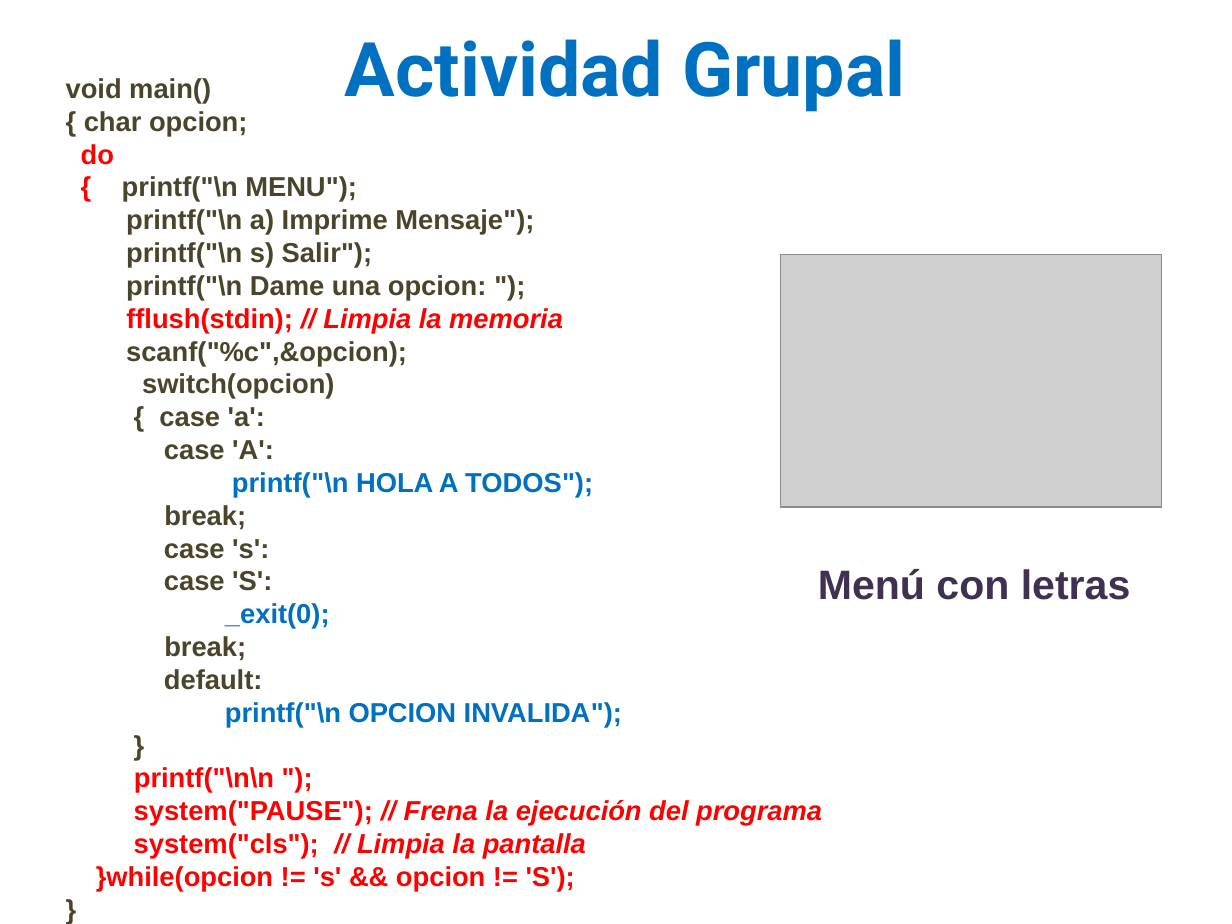
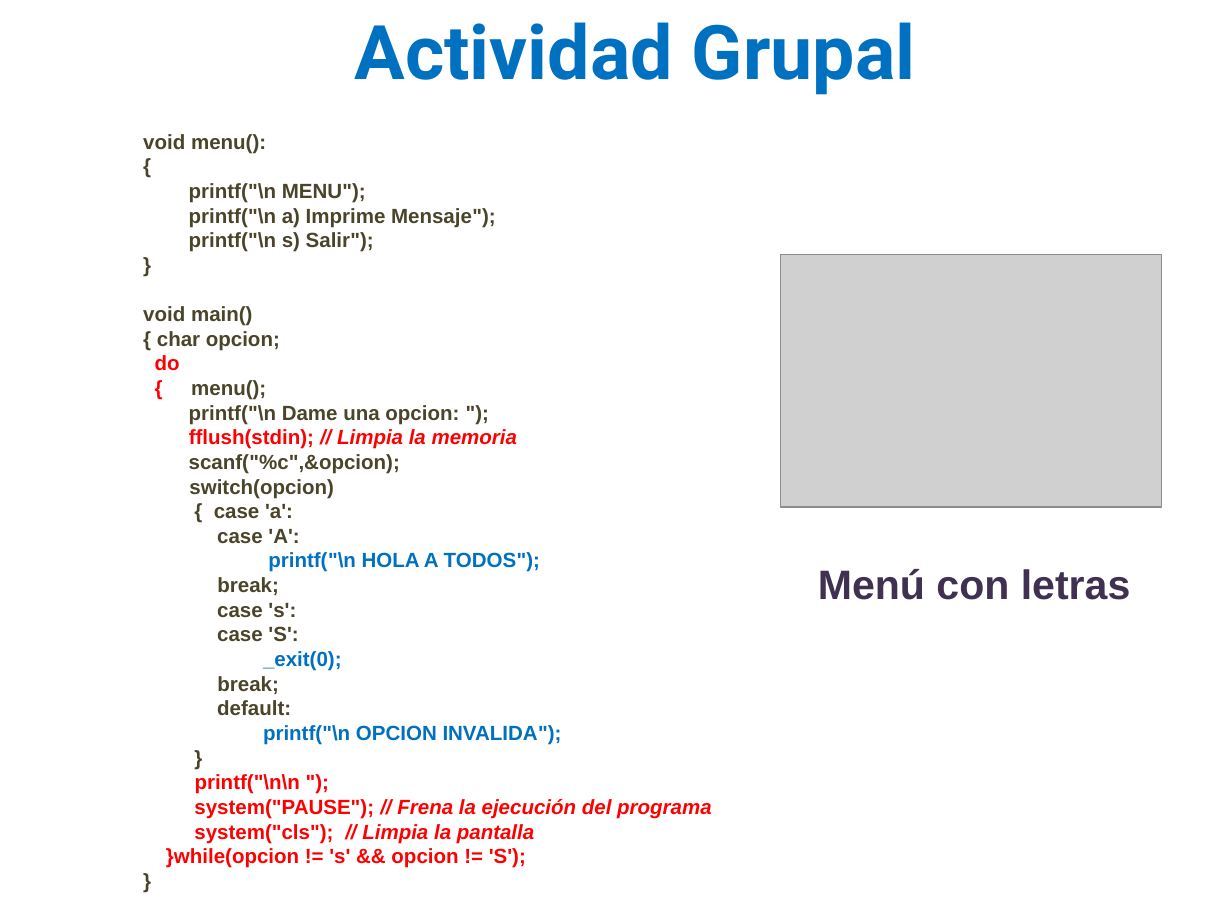
Before and after one commit to lizetheP/SolucionProblemas, a slide deck: slide 41 of CalendarioAgo20/Presentaciones/7_For_DoWhile.pptx. Drawn at 1232x924 pixels with LibreOffice and Linux fonts; fonts in the diff are those of the drawing; grey boxes stand for pictures. Boxes give left, top, right and bottom in pixels: in the first picture for what was removed or moved away, otherwise in the second. Text is boxed around its words. In the diff, an @@ line names an element or a change of style, - is before the commit and + after.

Commit message:
actualizar

```diff
--- a/CalendarioAgo20/Presentaciones/7_For_DoWhile.pptx
+++ b/CalendarioAgo20/Presentaciones/7_For_DoWhile.pptx
@@ text "Actividad Grupal": place and size @@
-text "Actividad Grupal" at (345, 39, 906, 112)
+text "Actividad Grupal" at (355, 22, 916, 95)
@@ text "void menu():": place and size @@
-text "void menu():" at (66, 78, 822, 892)
+text "void menu():" at (143, 134, 712, 868)
@@ text at (143, 134, 496, 252): paragraphs added @@
+void menu():
+{
+printf("\n MENU");
+printf("\n a) Imprime Mensaje");
+printf("\n s) Salir");
+}
@@ text at (143, 306, 712, 868): size 16 to 12 pt in "void main()", "{ char opcion;", "do", "printf("\n Dame una opcion: ");" and 19 more places @@
@@ text at (191, 380, 266, 400): text changed; size 16 to 12 pt @@
-{ printf("\n MENU");
-printf("\n a) Imprime Mensaje");
-printf("\n s) Salir");
+{ menu();
```
